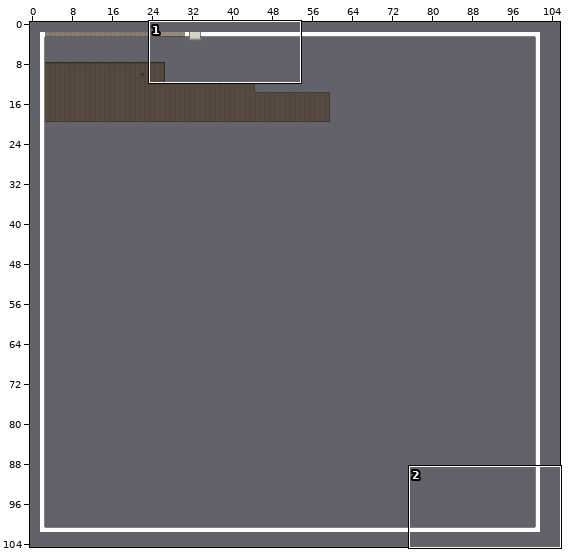
Two states of a Tiled map, MagnetBoy/MagnetBoy/MagnetBoyContent/sewer.tmx. Above, an overview of the earlier version with the close-up marked.
Close-up. Old version:
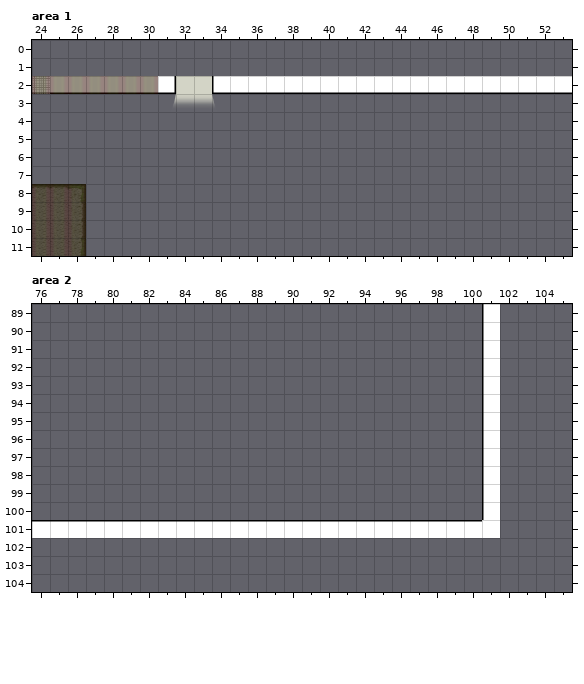
Cells are 32x32 px. Shown: area 1 x 24..53, y 0..11; area 2 x 76..105, y 89..104. The commit also changed other parts of the map, which this record leaves out. The old version is drawn lined up with the new one.
The result:
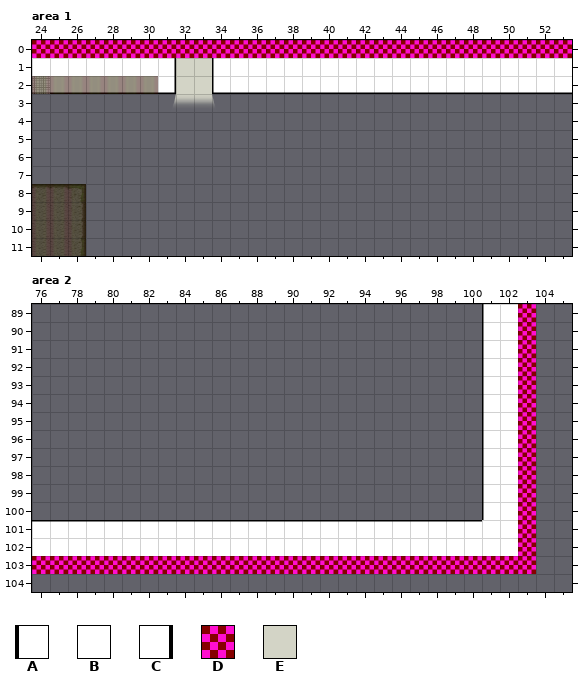
Key: from "genericBlock": A 8, B 9, C 10; from "mapBorder": D 0; from "sewerPaint": E 16.
_ is an empty cell.
Tiles of an added or newly shown layer are drawn over the layers below it.
See-through tiles are keyed as they look on the map.
What changed:
Changed rows in their new state; . is an unchanged cell.
map size 100x100 -> 104x104 cells (old content now starts at 2,2; both pictures use the new coordinates)
Layer "block", area 1:
first column x 24:
 1 BBBBBBBC..ABBBBBBBBBBBBBBBBBBB
Layer "paint", area 1:
first column x 32:
 1 EE
Layer "mapBorder" (added), area 1:
first column x 24:
 0 DDDDDDDDDDDDDDDDDDDDDDDDDDDDDD
Layer "block", area 2:
first column x 76:
 89 ..........................B
 90 ..........................B
 91 ..........................B
 92 ..........................B
 93 ..........................B
 94 ..........................B
 95 ..........................B
 96 ..........................B
 97 ..........................B
 98 ..........................B
 99 ..........................B
100 ..........................B
101 ..........................B
102 BBBBBBBBBBBBBBBBBBBBBBBBBBB
Layer "mapBorder" (added), area 2:
first column x 76:
 89 ...........................D
 90 ...........................D
 91 ...........................D
 92 ...........................D
 93 ...........................D
 94 ...........................D
 95 ...........................D
 96 ...........................D
 97 ...........................D
 98 ...........................D
 99 ...........................D
100 ...........................D
101 ...........................D
102 ...........................D
103 DDDDDDDDDDDDDDDDDDDDDDDDDDDD
